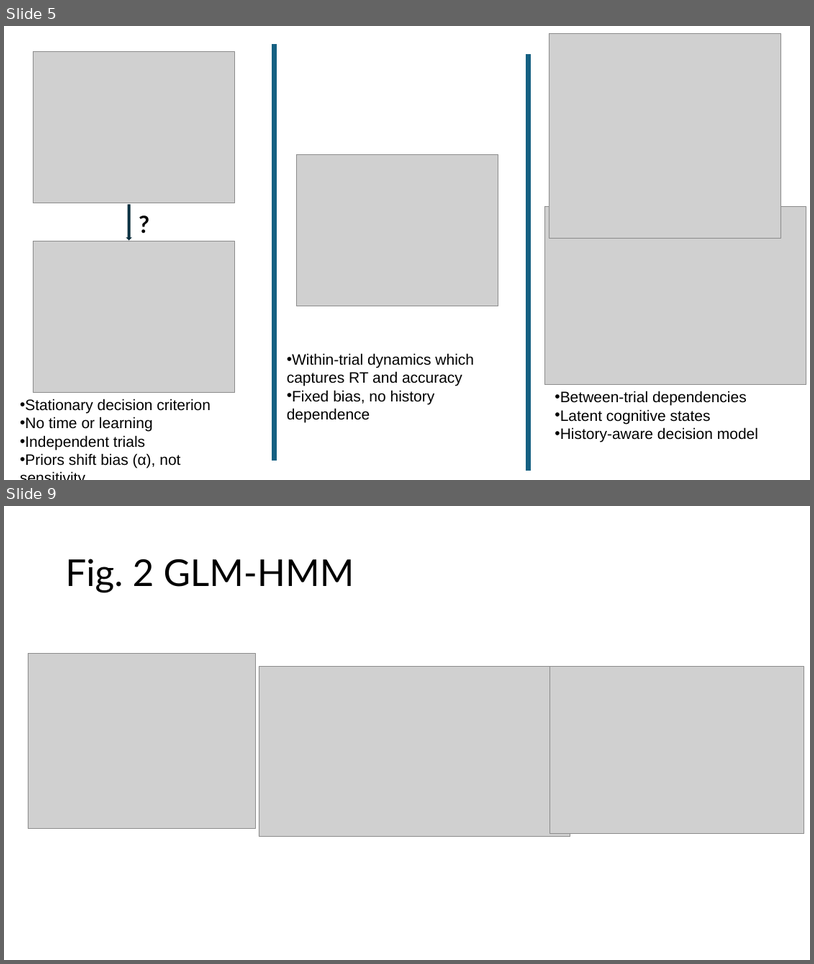
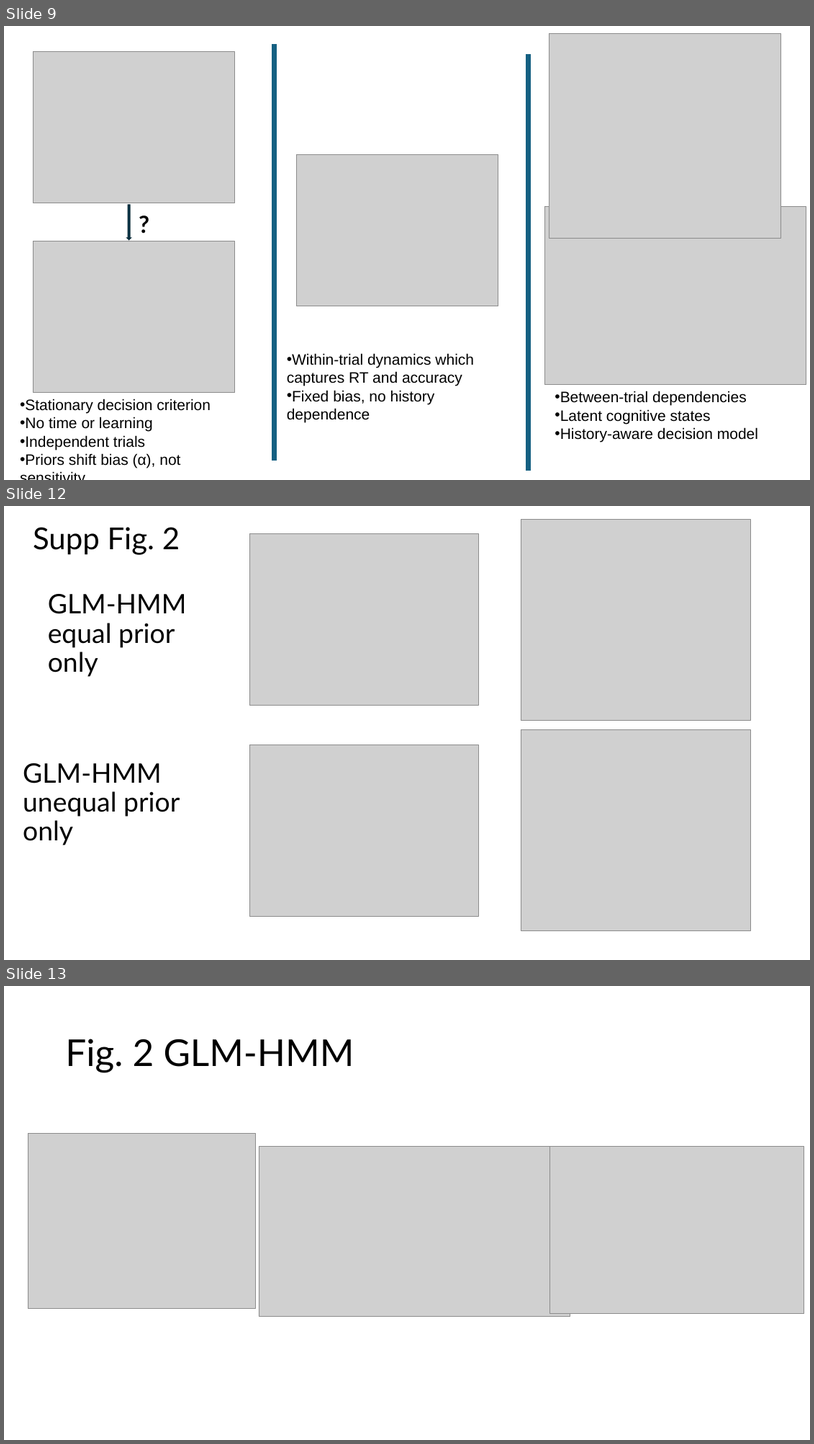
Before and after one commit to vaibrainium/prior-encoding-in-nhp-sc, a slide deck: dissemination/Prior encoding of Superior Colliculus in perceptual decision-making.pptx. Shown one above the other, each under a label of ours: slides 5 and 9 before the commit, slides 9, 12 and 13 after it; the slides between them are not shown. The pictures are 814x964 and 814x1444 pixels, drawn with LibreOffice and Linux fonts; fonts in the diff are those of the drawing; grey boxes stand for pictures. Boxes give left, top, right and bottom in pixels: in the first picture for what was removed or moved away, otherwise in the second. Text is boxed around its words. In the diff, an @@ line names an element or a change of style, - is before the commit and + after.

```diff
--- a/dissemination/Prior encoding of Superior Colliculus in perceptual decision-making.pptx
+++ b/dissemination/Prior encoding of Superior Colliculus in perceptual decision-making.pptx
@@ slide 12 added at [4, 506, 810, 960], background #FFFFFF @@
@@ title added at [33, 527, 180, 555], 36 pt, text #000000 @@
+Supp Fig. 2
@@ picture added at [521, 519, 751, 720] @@
@@ picture added at [250, 534, 479, 705] @@
@@ text added at [48, 594, 187, 677], 32 pt, text #000000 @@
+GLM-HMM
+equal prior only
@@ picture added at [521, 730, 751, 931] @@
@@ text added at [23, 763, 180, 845], 32 pt, text #000000 @@
+GLM-HMM
+unequal prior only
@@ picture added at [250, 744, 479, 916] @@
@@ what was slide 5 is now slide 9 @@
@@ what was slide 9 is now slide 13 @@
```
Also in this commit, not shown: 1 slide changed, 5 other slides added, 2 slides removed, 11 other files.
